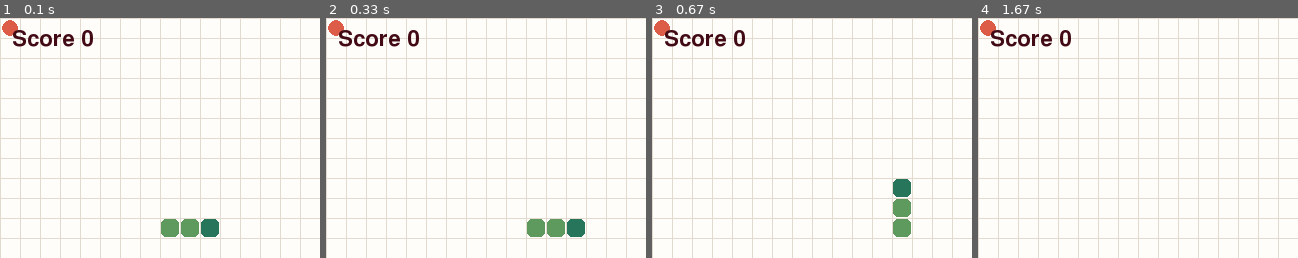
Above: before the commit, frames 1-4 (left to right).
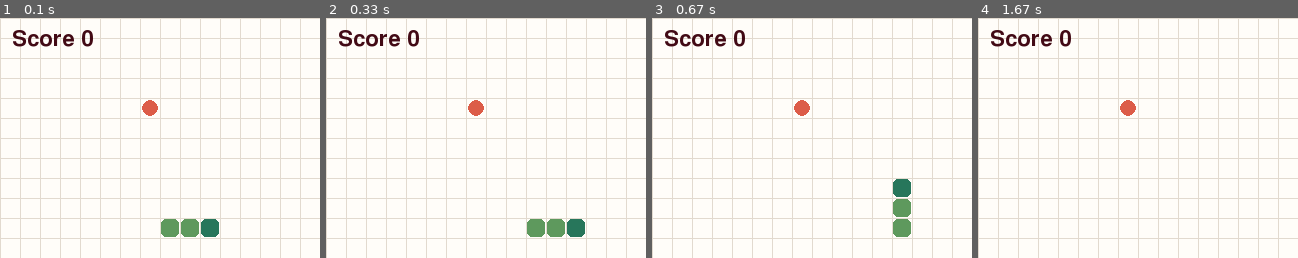
Above: after the commit, the same moments.

Repository: alien1105/pygame_snake
Game: pygame game, started from lab03-snake-trio/src/snake_trio/__main__.py
Two runs of this game, one before a commit and one after it. Both use one fixed random seed, a clock stepped at 60 frames per second and the inputs below.
Inputs:
- Up to frame 1 (0.1 s): no input
- Up to frame 2 (0.33 s): no input
- Up to frame 3 (0.67 s): tap W at 0.33 s
- Up to frame 4 (1.67 s): hold Right 0.67-1.13 s; hold Up 1.17-1.47 s; hold Right from 1.5 s (still down)
The pictures show only the part of the screen within x 0-50%, y 0-50%; the shares and areas given below are measured in that part.

The runs differ from the first frame. In frame 1, 0.5% of the frame differs, in the area x 0-50%, y 0-41%; in frame 2, 0.5%; in frame 3, 0.5%; in frame 4, 0.5%.

Commit message:
food generate randomly

Diff:
--- a/lab03-snake-trio/src/snake_trio/game.py
+++ b/lab03-snake-trio/src/snake_trio/game.py
@@ -8,6 +8,7 @@
 
 import argparse
 from dataclasses import dataclass
+import random
 
 from .logic import Cell, Direction, advance_body, ate_food, hit_wall, next_head
 
@@ -20,12 +21,20 @@
 
 
 def choose_food(body: list[Cell]) -> Cell:
-    """Choose the first free cell deterministically for reproducible play."""
+    """隨機選擇一個不在蛇身上的空格來生成食物。"""
+    # 收集畫面上所有不在蛇身上的合法座標
+    free_cells = []
     for y in range(0, HEIGHT, CELL):
         for x in range(0, WIDTH, CELL):
             if (x, y) not in body:
-                return (x, y)
-    raise RuntimeError("board is full")
+                free_cells.append((x, y))
+
+    # 如果沒有空位了，代表蛇已經佔滿整個畫面（遊戲破關）
+    if not free_cells:
+        raise RuntimeError("board is full")
+
+    # 從所有空位中隨機挑選一個回傳
+    return random.choice(free_cells)
 
 
 @dataclass
Not shown, changed: lab03-snake-trio/AI_USE.md
Not shown, changed: lab03-snake-trio/GROUP_CONTRACT.md
